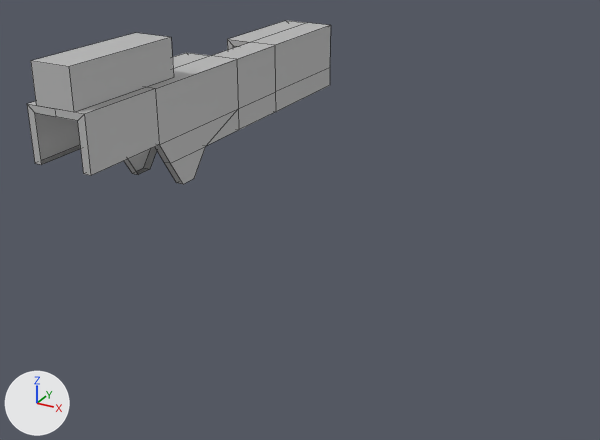
The FBX model Maya Project Files/Weapons/Exports/Pistol_Slider_Whitebox_Low.fbx: old version first, new version second.
The view is the same before and after, from a 50 mm camera at (0.251, -0.478, 0.263) aimed at (0.047, -0.106, 0.077). Arrows for +X, +Y and +Z are at lower left; the lights stay in place. Mesh edges are drawn as thin lines. Where no turn or scale is listed for an object, it has been applied to the vertices.

Names of what the first picture shows: 'Pistol_Slider_Geo'.
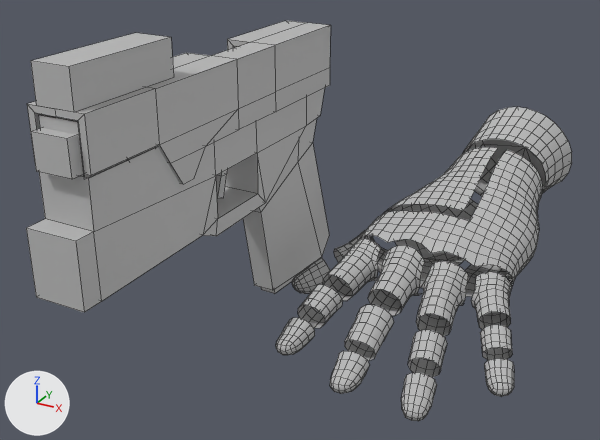
The newer file is also turned or shifted as a whole; pictures and numbers use the older file's frame.

The change in detail:
Material 'Left_Hand' (mat_left_hand) is new.
Its base color is (0.5, 0.5, 0.5) (grey #bcbcbc).
Its roughness is 0.859.
Mesh me_mesh_003 is new.
It has 142 vertices, 104 faces and spans x -0.013..0.015, y -0.198..0.045, z -0.049..0.108.
It uses material mat_lambert2 (grey #bcbcbc).
Mesh me_mesh_002 is new.
It has 12 vertices, 8 faces and spans x -0.0082..0.01, y -0.0308..0.0429, z -0.0545..0.0244.
It uses material mat_lambert2 (grey #bcbcbc).
Mesh me_mesh_1 is new.
It has 1684 vertices, 1427 faces and spans x 0.019..0.181, y -0.132..0.132, z -0.049..0.049.
It uses material mat_left_hand (grey #bcbcbc).
Object 'Pistol_Main_Geo' (ob_pistol_main_geo) is new; it shows me_mesh_003.
Its location is (-0.0009, -0.0454, 0.0544).
Object 'Pistol_Magazine_Geo' (ob_pistol_magazine_geo) is new; it shows me_mesh_002.
Its location is (-0.0009, -0.0454, 0.0544).
Object 'L_Hand_Geo' (ob_l_hand_geo) is new; it shows me_mesh_1.
Its location is (-0.0009, -0.0454, 0.0544).

Changed parts and their boxes (x1, y1, x2, y2) in the pictures (600 x 440 px):
'L_Hand_Geo', added: after (276, 107, 572, 421)
'Pistol_Main_Geo', added: after (26, 88, 329, 312)
'Pistol_Magazine_Geo', added: after (261, 273, 299, 294)
